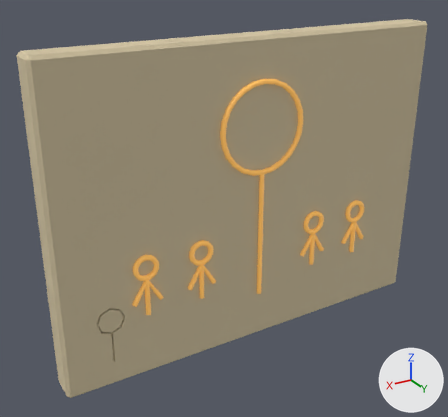
A saved change to the glTF model game/models/cave/mural_1.glb.
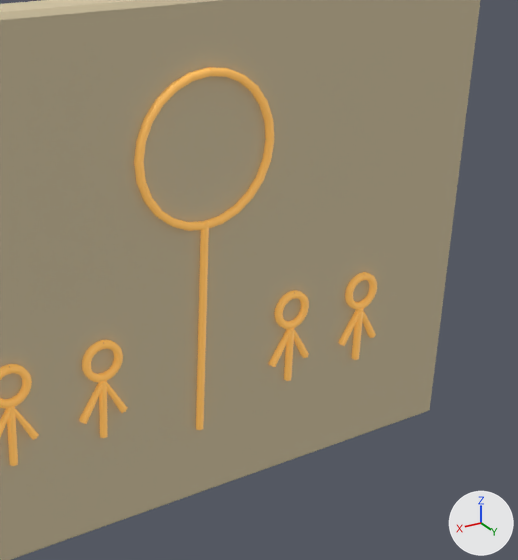
There are two pictures of each version: one whole from a 50 mm lens placed at (3.08, 4.62, 3.73), pointed at (0.26, -0.08, 1.39), one close up on the part from 31% to 100% of the width and 9% to 89% of the height. Lighting does not change. The marker at lower right points along +X, +Y and +Z. The older version's two pictures come first. Vertices at exactly the same position are counted once.

Objects in the first close-up: 'mural_1'.
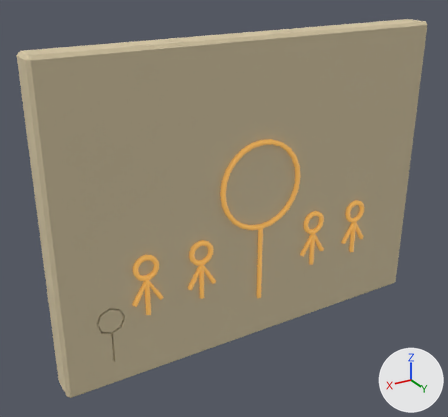
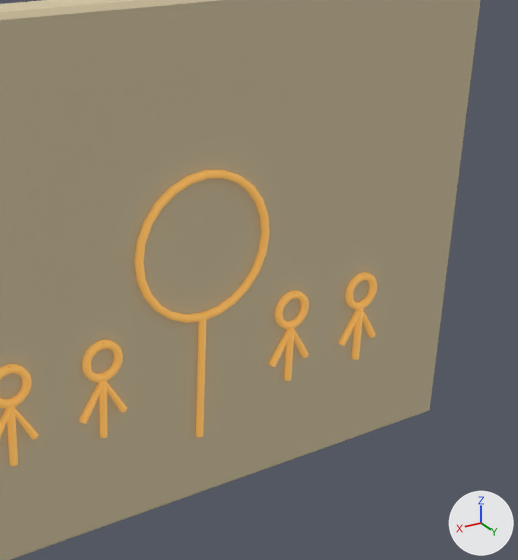
Patch to the scene script:
```diff
--- a/game/models/cave/mural_1.glb.py
+++ b/game/models/cave/mural_1.glb.py
@@ me_mural_panel_001 @@
 me_mural_panel_001.from_pydata(...)  # 943 vertices, 1728 faces; spans x -2.0..2.0, y -0.15..0.19, z 0.0..3.0
 # used by ob_mural_1; location = (0.0, 0.0, 0.0)
+# me_mural_panel_001 part 1: the loose piece of 150 vertices spanning x -0.44..0.44, y 0.15..0.19, z 1.76..2.64 is moved by (0.0, 0.0, -0.55)
+# me_mural_panel_001 part 2: the loose piece of 12 vertices spanning x -0.02..0.02, y 0.15..0.19, z 0.5..1.8 is scaled about its middle by (1, 1, 0.6), then moved by (0.0, 0.0, -0.31)
 me_mural_panel_001.materials.append(mat_stone_003)
```

Location of each change, [x1, y1, x2, y2] in pixels of the close-ups (518 x 560 px; the box of a moved part takes in the faces that stretch with it):
part 1 of me_mural_panel_001, moved or reshaped: before [134, 67, 274, 231]; after [134, 170, 269, 323]
part 2 of me_mural_panel_001, moved or reshaped: before [196, 223, 209, 430]; after [196, 319, 206, 437]
